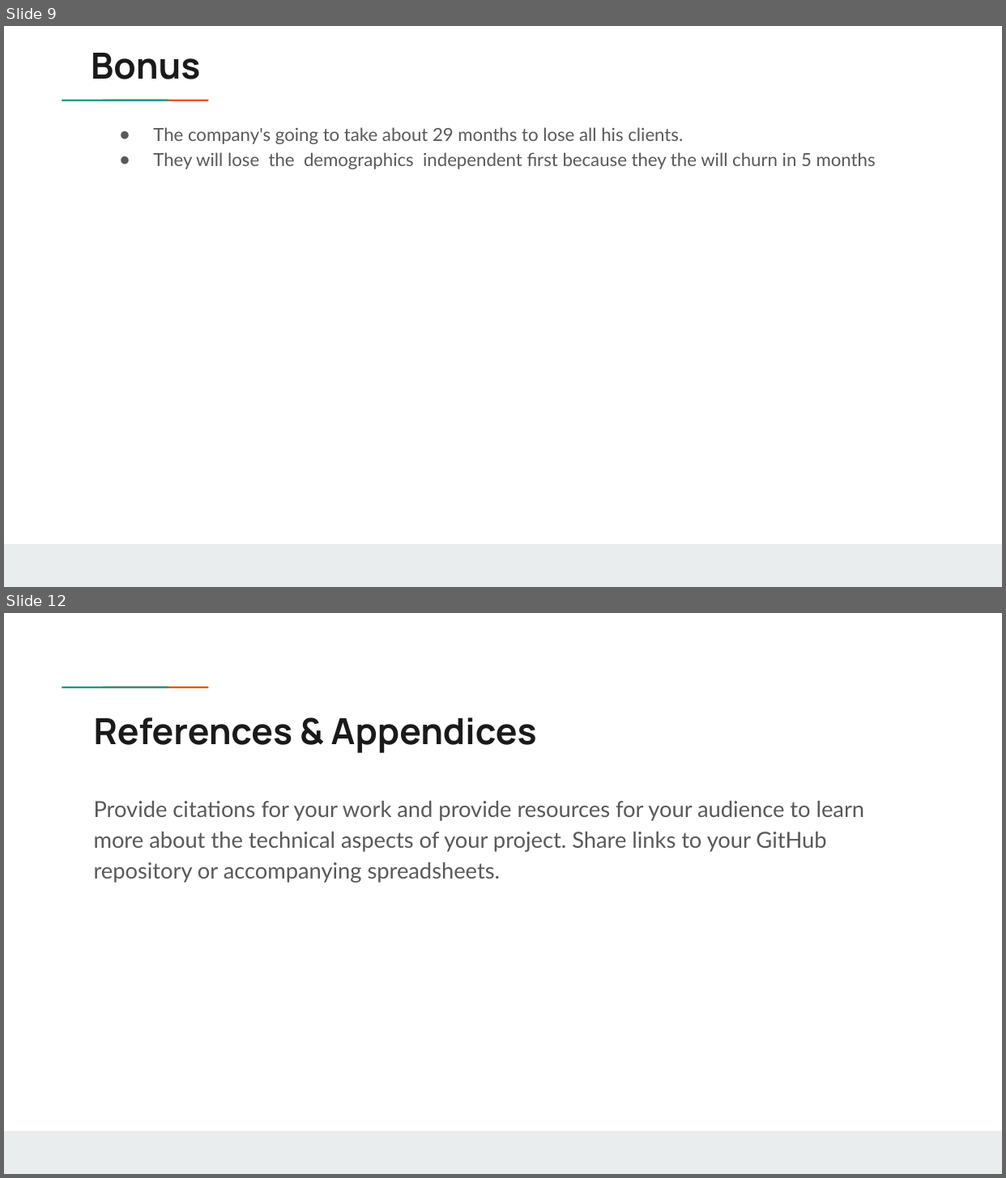
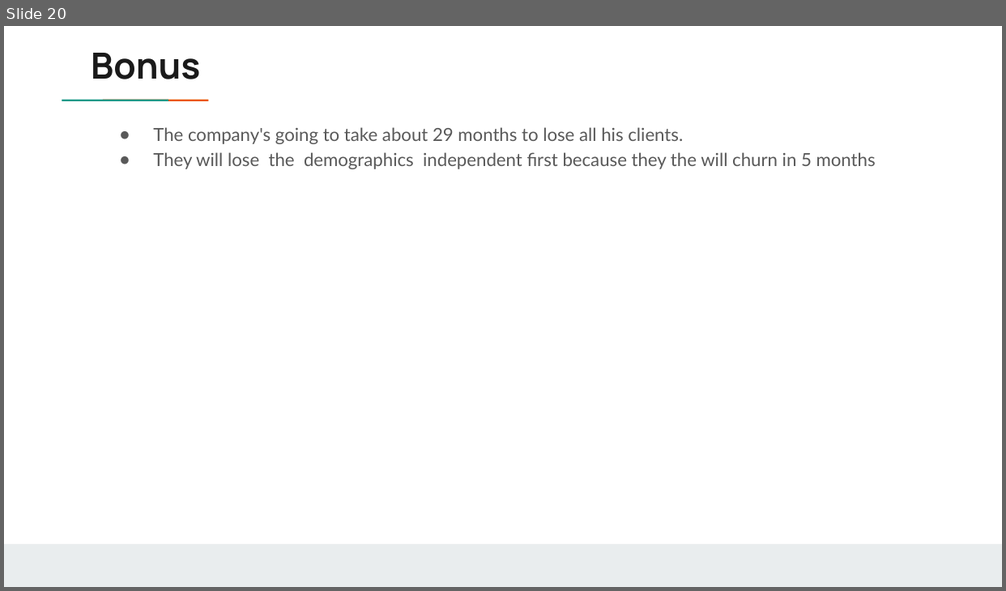
Before and after one commit to Chvava11/Bi_project_customer_churn, a slide deck: Result/Vanessa’s project .pptx. Shown one above the other, each under a label of ours: slides 9 and 12 before the commit, slide 20 after it; the slides between them are not shown. The pictures are 1006x1178 and 1006x591 pixels, drawn with LibreOffice and Linux fonts; fonts in the diff are those of the drawing; background and template pictures are left out. Boxes give left, top, right and bottom in pixels: in the first picture for what was removed or moved away, otherwise in the second. Text is boxed around its words. In the diff, an @@ line names an element or a change of style, - is before the commit and + after.

```diff
--- a/Result/Vanessa’s project .pptx
+++ b/Result/Vanessa’s project .pptx
@@ slide 12 removed at <box>4,613,1002,1174</box>, background #FFFFFF; not listed: 3 template elements that a slide beside it also shows @@
@@ title removed at <box>94,717,537,753</box> @@
-References & Appendices
@@ text removed at <box>94,801,865,883</box> @@
-Provide citations for your work and provide resources for your audience to learn more about the technical aspects of your project. Share links to your GitHub repository or accompanying spreadsheets.
@@ what was slide 9 is now slide 20 @@
```
Also in this commit, not shown: 6 slides changed, 15 slides added, 1 other slide removed, 1 other file.
